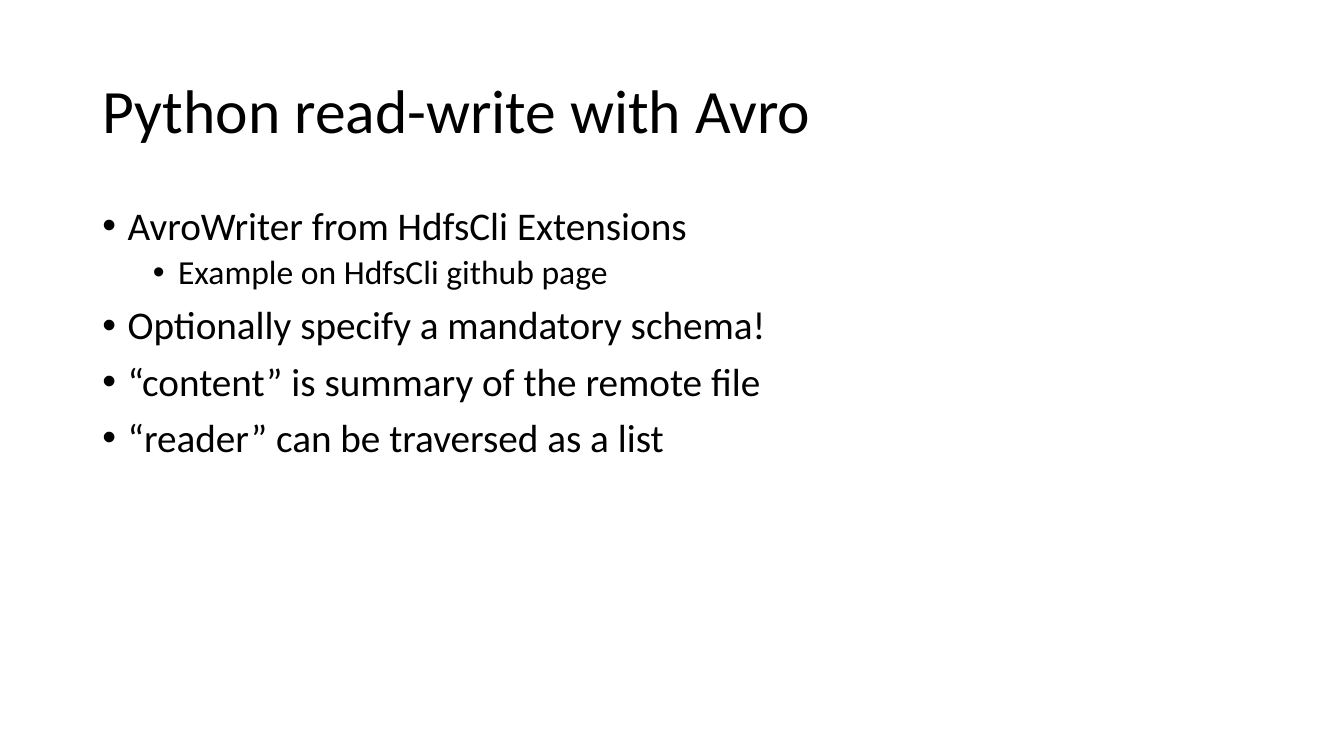
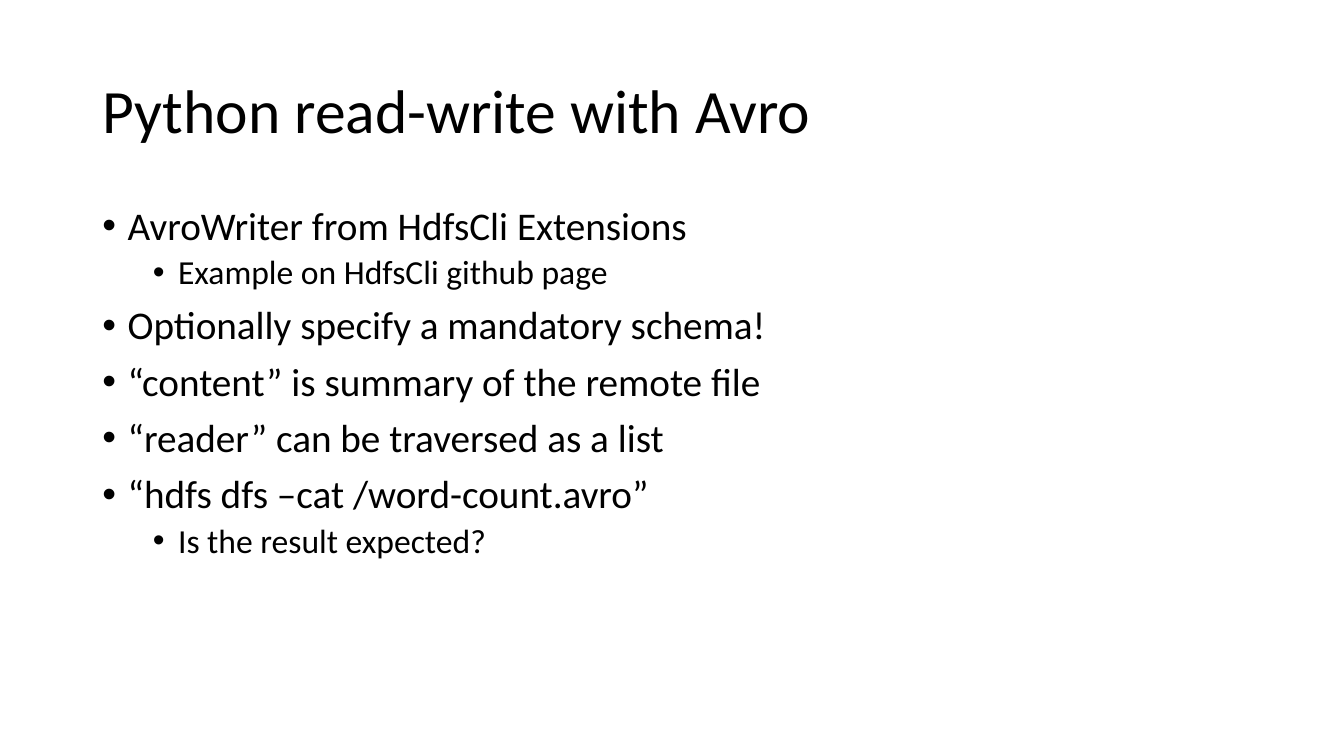
Before and after one commit to jakobhviid/BDDST21, a slide deck: slide 8 of Lecture2/Lecture2Ex.pptx (slide 7 before the commit). Drawn at 1344x756 pixels with LibreOffice and Linux fonts; fonts in the diff are those of the drawing. Boxes give left, top, right and bottom in pixels: in the first picture for what was removed or moved away, otherwise in the second. Text is boxed around its words. In the diff, an @@ line names an element or a change of style, - is before the commit and + after.

```diff
--- a/Lecture2/Lecture2Ex.pptx
+++ b/Lecture2/Lecture2Ex.pptx
@@ text at (x1=128, y1=480, x2=649, y2=559): paragraphs added @@
+• “hdfs dfs –cat /word-count.avro”
+  • Is the result expected?
```
Also in this commit, not shown: 1 other slide changed, 2 slides added, 2 other files.
